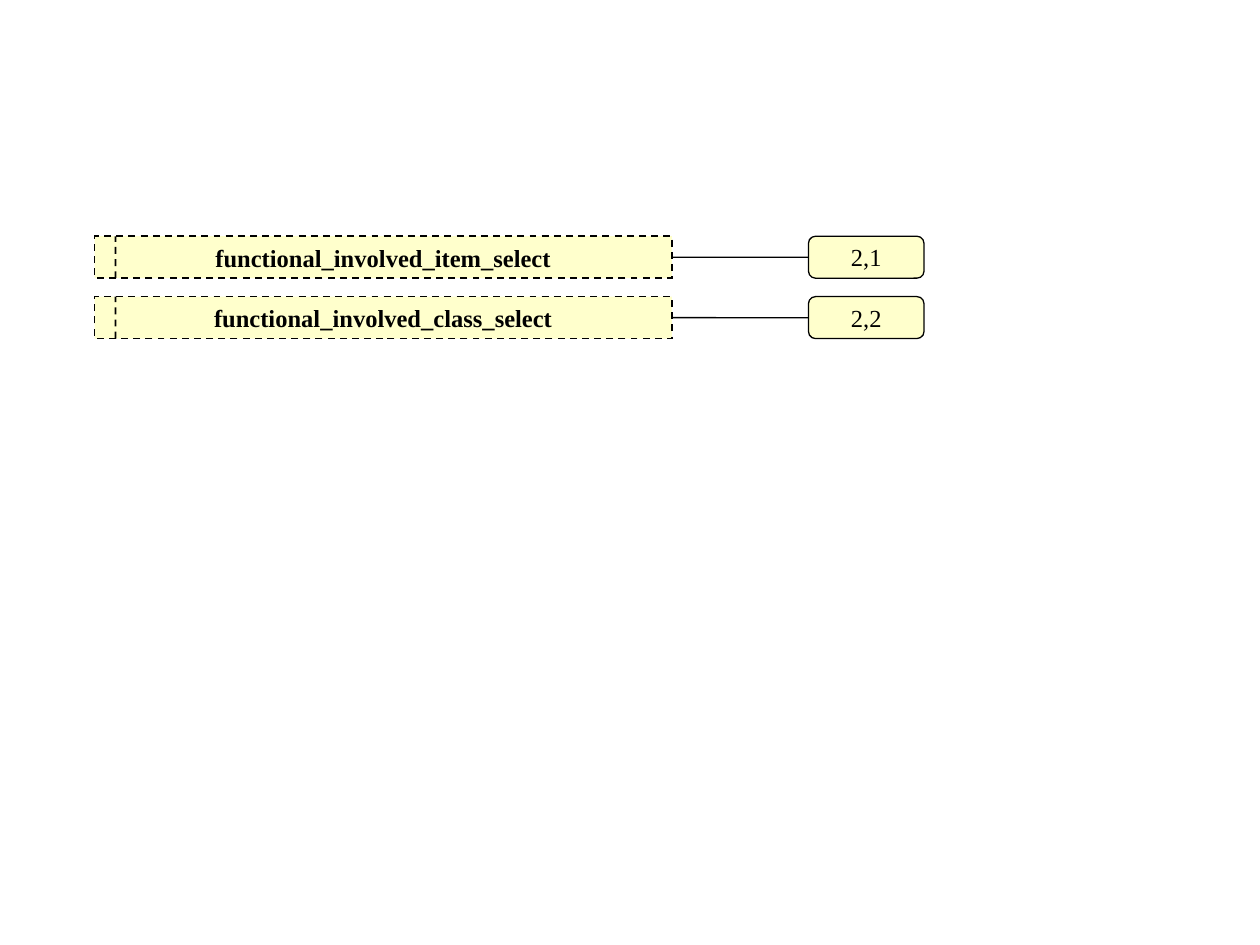
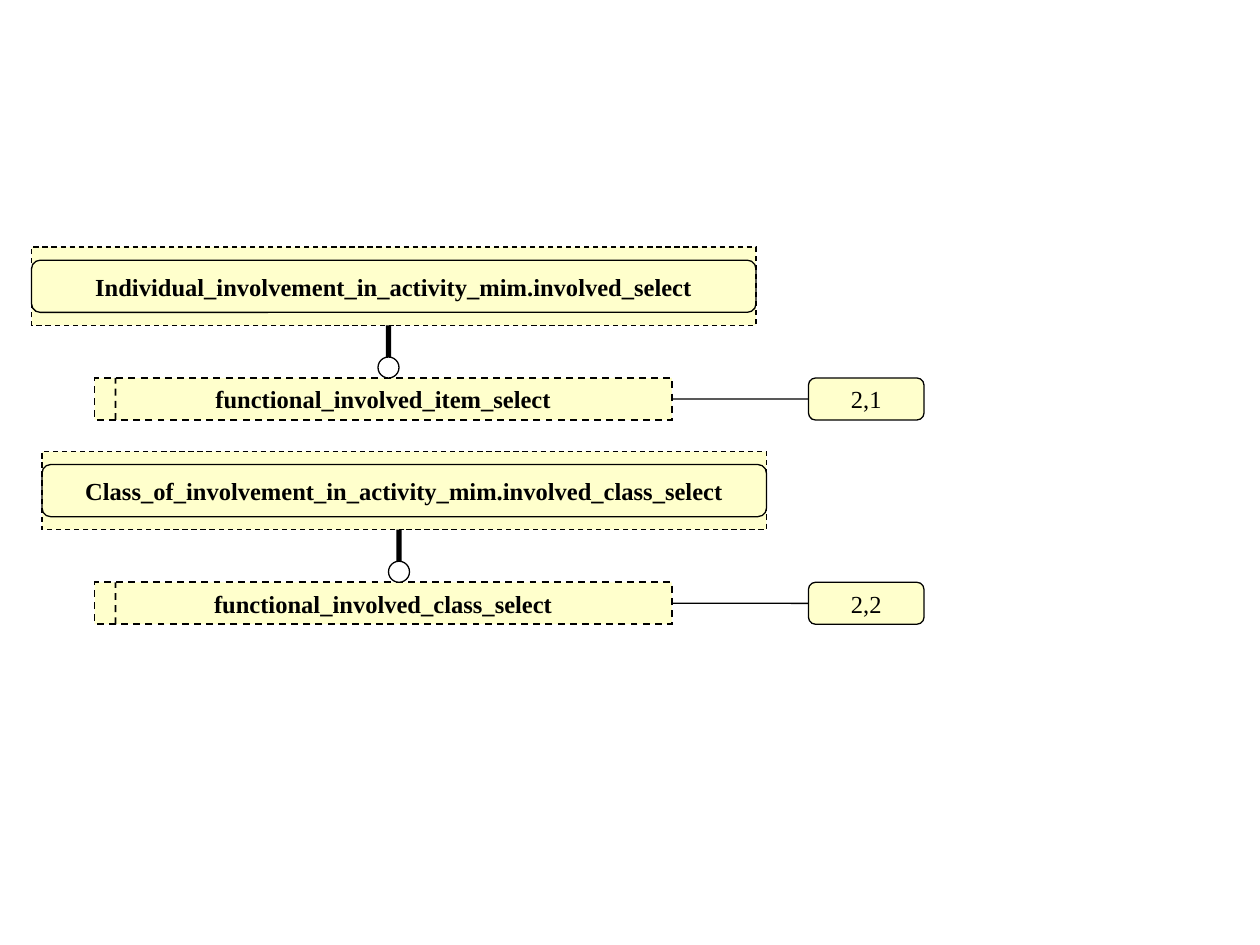
Before and after one commit to starseeker/stepmod_mirror, a slide deck: slide 8 of data/modules/functional_data/functional_data.ppt. Drawn at 1260x945 pixels with LibreOffice and Linux fonts; fonts in the diff are those of the drawing. Boxes give left, top, right and bottom in pixels: in the first picture for what was removed or moved away, otherwise in the second. Text is boxed around its words. In the diff, an @@ line names an element or a change of style, - is before the commit and + after.

Commit message:
select supertypes

```diff
--- a/data/modules/functional_data/functional_data.ppt
+++ b/data/modules/functional_data/functional_data.ppt
@@ rectangle added at (32, 247, 756, 325), fill #FFFFCC, outline #000000 0.74 pt dashed, 14 pt, text #000000, bold @@
+Individual_involvement_in_activity_mim.involved_select
@@ rounded rectangle added at (32, 261, 756, 312), outline #000000 0.74 pt @@
@@ line added from (388, 357) to (388, 325), #000000 3 pt @@
@@ ellipse added at (378, 357, 399, 378), fill #FFFFFF, outline #000000 0.74 pt @@
@@ rectangle "functional_involved_item_select": place and size @@
-rectangle "functional_involved_item_select" at (94, 237, 672, 278)
+rectangle "functional_involved_item_select" at (94, 378, 672, 420)
@@ line moved from (116, 339) - (116, 296) to (116, 420) - (116, 378) @@
@@ rounded rectangle "2,1": place and size @@
-rounded rectangle "2,1" at (809, 237, 925, 278)
+rounded rectangle "2,1" at (809, 378, 925, 420)
@@ line moved from (672, 318) - (809, 318) to (672, 399) - (809, 399) @@
@@ rectangle added at (42, 451, 766, 529), fill #FFFFCC, outline #000000 0.74 pt dashed, 14 pt, text #000000, bold @@
+Class_of_involvement_in_activity_mim.involved_class_select
@@ rounded rectangle added at (42, 465, 766, 517), outline #000000 0.74 pt @@
@@ line added from (399, 561) to (399, 529), #000000 3 pt @@
@@ ellipse added at (388, 561, 410, 582), fill #FFFFFF, outline #000000 0.74 pt @@
@@ rectangle "functional_involved_class_select": place and size @@
-rectangle "functional_involved_class_select" at (94, 296, 672, 338)
+rectangle "functional_involved_class_select" at (94, 582, 672, 624)
@@ line moved from (116, 278) - (116, 237) to (116, 624) - (116, 582) @@
@@ rounded rectangle "2,2": place and size @@
-rounded rectangle "2,2" at (809, 296, 925, 338)
+rounded rectangle "2,2" at (809, 582, 925, 624)
@@ line moved from (672, 257) - (809, 257) to (672, 604) - (809, 604) @@
```
Also in this commit, not shown: 1 other slide changed, 5 other files.
